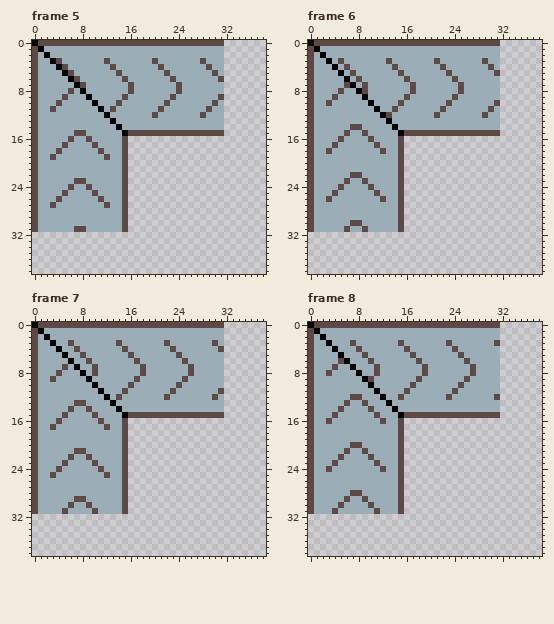
Pixel-art file -- Conveyor.aseprite. The picture above is the old version.
1024x1024 pixels, 8 frames. Shown: frame 5: x 0..38, y 0..38; frame 6: x 0..38, y 0..38; frame 7: x 0..38, y 0..38; frame 8: x 0..38, y 0..38. The commit also changed other frames, which this record leaves out.
New version:
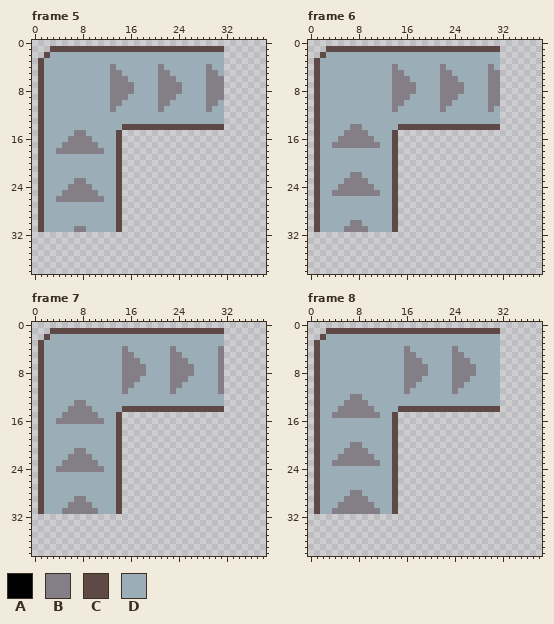
Palette (. is transparent): A #000000  B #847e87  C #5e4946  D #9badb7
From old to new:
Changed rows in their new state; - is an unchanged pixel.
Frame 5:
first column x 0:
 0 ................................
 1 ...CCCCCCCCCCCCCCCCCCCCCCCCCCCCC
 2 ..C-----------------------------
 3 .C-DD-------D-------D-------D---
 4 .C--DD-------B-------B-------B--
 5 .C---DD------BB------BB------BB-
 6 .C----DD-----BBB-----BBB-----BBB
 7 .C-----DD----BBBB----BBBB----BBB
 8 .C----D-D----BBBB----BBBB----BBB
 9 .C---D---D---BBB-----BBB-----BBB
10 .C--D-----D--BB------BB------BB-
11 .C-D-------D-B-------B-------B--
12 .C----------D-------D-------D---
13 .C-----------D------------------
14 .C------------DCCCCCCCCCCCCCCCCC
15 .C-----BB-----C.................
16 .C----BBBB----C.----------------
17 .C---BBBBBB---C.----------------
18 .C--BBBBBBBB--C.----------------
19 .C-D--------D-C.----------------
20 .C------------C.----------------
21 .C------------C.----------------
22 .C------------C.----------------
23 .C-----BB-----C.----------------
24 .C----BBBB----C.----------------
25 .C---BBBBBB---C.----------------
26 .C--BBBBBBBB--C.----------------
27 .C-D--------D-C.----------------
28 .C------------C.----------------
29 .C------------C.----------------
30 .C------------C.----------------
31 .C-----BB-----C.----------------
Frame 6:
first column x 0:
 0 ................................
 1 ...CCCCCCCCCCCCCCCCCCCCCCCCCCCCC
 2 ..C-----------------------------
 3 .C-D-D-------D-------D-------D--
 4 .C--D-D-------B-------B-------B-
 5 .C---D-D------BB------BB------BB
 6 .C----D-D-----BBB-----BBB-----BB
 7 .C----DD-D----BBBB----BBBB----BB
 8 .C---D--DD----BBBB----BBBB----BB
 9 .C--D----D----BBB-----BBB-----BB
10 .C-D------D---BB------BB------BB
11 .C---------D--B-------B-------B-
12 .C----------DD-------D-------D--
13 .C-----------D------------------
14 .C-----BB-----DCCCCCCCCCCCCCCCCC
15 .C----BBBB----C.................
16 .C---BBBBBB---C.----------------
17 .C--BBBBBBBB--C.----------------
18 .C-D--------D-C.----------------
19 .C------------C.----------------
20 .C------------C.----------------
21 .C------------C.----------------
22 .C-----BB-----C.----------------
23 .C----BBBB----C.----------------
24 .C---BBBBBB---C.----------------
25 .C--BBBBBBBB--C.----------------
26 .C-D--------D-C.----------------
27 .C------------C.----------------
28 .C------------C.----------------
29 .C------------C.----------------
30 .C-----BB-----C.----------------
31 .C----BBBB----C.----------------
Frame 7:
first column x 0:
 0 ................................
 1 ...CCCCCCCCCCCCCCCCCCCCCCCCCCCCC
 2 ..C-----------------------------
 3 .C-D--D-------D-------D-------D-
 4 .C--D--D-------B-------B-------B
 5 .C---D--D------BB------BB------B
 6 .C----D--D-----BBB-----BBB-----B
 7 .C---D-D--D----BBBB----BBBB----B
 8 .C--D---D-D----BBBB----BBBB----B
 9 .C-D-----D-----BBB-----BBB-----B
10 .C--------D----BB------BB------B
11 .C---------D---B-------B-------B
12 .C----------D-D-------D-------D-
13 .C-----BB----D------------------
14 .C----BBBB----DCCCCCCCCCCCCCCCCC
15 .C---BBBBBB---C.................
16 .C--BBBBBBBB--C.----------------
17 .C-D--------D-C.----------------
18 .C------------C.----------------
19 .C------------C.----------------
20 .C------------C.----------------
21 .C-----BB-----C.----------------
22 .C----BBBB----C.----------------
23 .C---BBBBBB---C.----------------
24 .C--BBBBBBBB--C.----------------
25 .C-D--------D-C.----------------
26 .C------------C.----------------
27 .C------------C.----------------
28 .C------------C.----------------
29 .C-----BB-----C.----------------
30 .C----BBBB----C.----------------
31 .C---BBBBBB---C.----------------
Frame 8:
first column x 0:
 0 ................................
 1 ...CCCCCCCCCCCCCCCCCCCCCCCCCCCCC
 2 ..C-----------------------------
 3 .C-D---D-------D-------D-------D
 4 .C--D---D-------B-------B-------
 5 .C---D---D------BB------BB------
 6 .C---DD---D-----BBB-----BBB-----
 7 .C--D--D---D----BBBB----BBBB----
 8 .C-D----D--D----BBBB----BBBB----
 9 .C-------DD-----BBB-----BBB-----
10 .C--------D-----BB------BB------
11 .C---------D----B-------B-------
12 .C-----BB---D--D-------D-------D
13 .C----BBBB---D------------------
14 .C---BBBBBB---DCCCCCCCCCCCCCCCCC
15 .C--BBBBBBBB--C.................
16 .C-D--------D-C.----------------
17 .C------------C.----------------
18 .C------------C.----------------
19 .C------------C.----------------
20 .C-----BB-----C.----------------
21 .C----BBBB----C.----------------
22 .C---BBBBBB---C.----------------
23 .C--BBBBBBBB--C.----------------
24 .C-D--------D-C.----------------
25 .C------------C.----------------
26 .C------------C.----------------
27 .C------------C.----------------
28 .C-----BB-----C.----------------
29 .C----BBBB----C.----------------
30 .C---BBBBBB---C.----------------
31 .C--BBBBBBBB--C.----------------
Pixel boxes of the changes (left, top, right, bottom) in both pictures:
changed: (32, 40, 224, 232)
changed: (308, 40, 500, 232)
changed: (32, 322, 224, 514)
changed: (308, 322, 500, 514)
